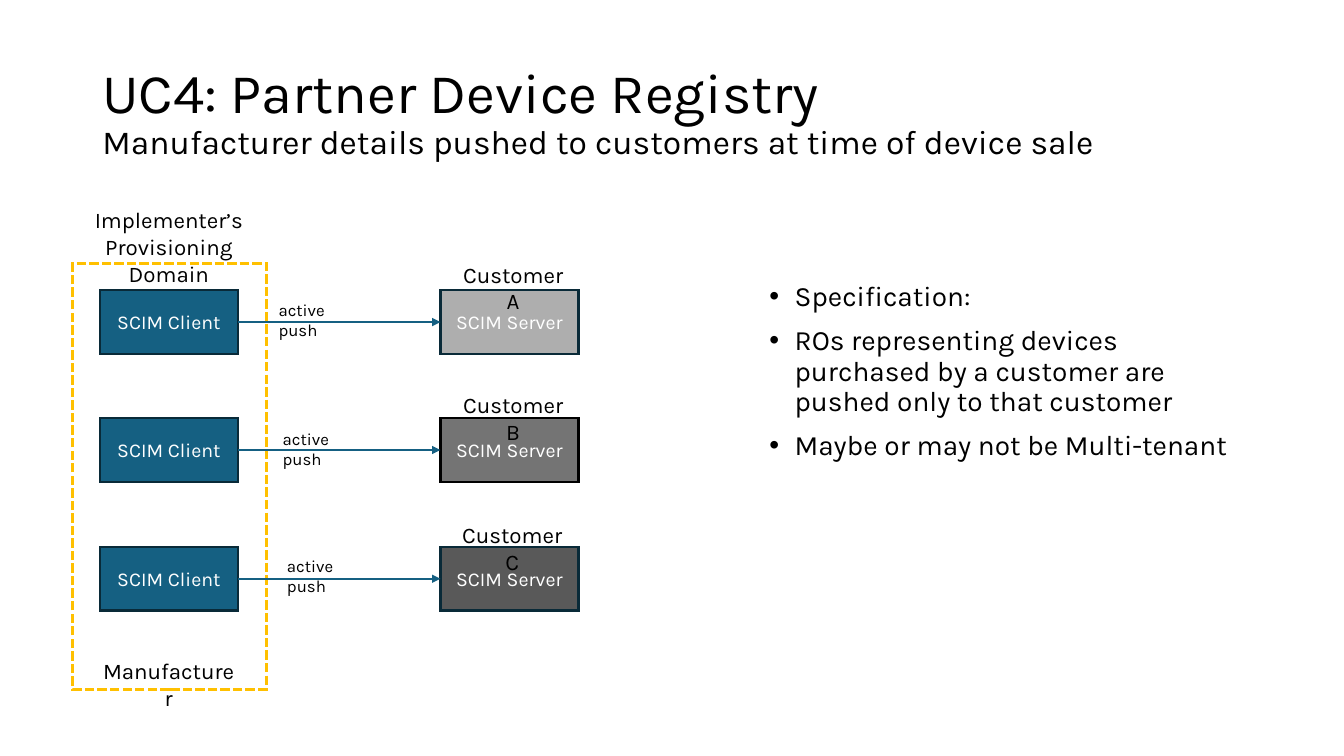
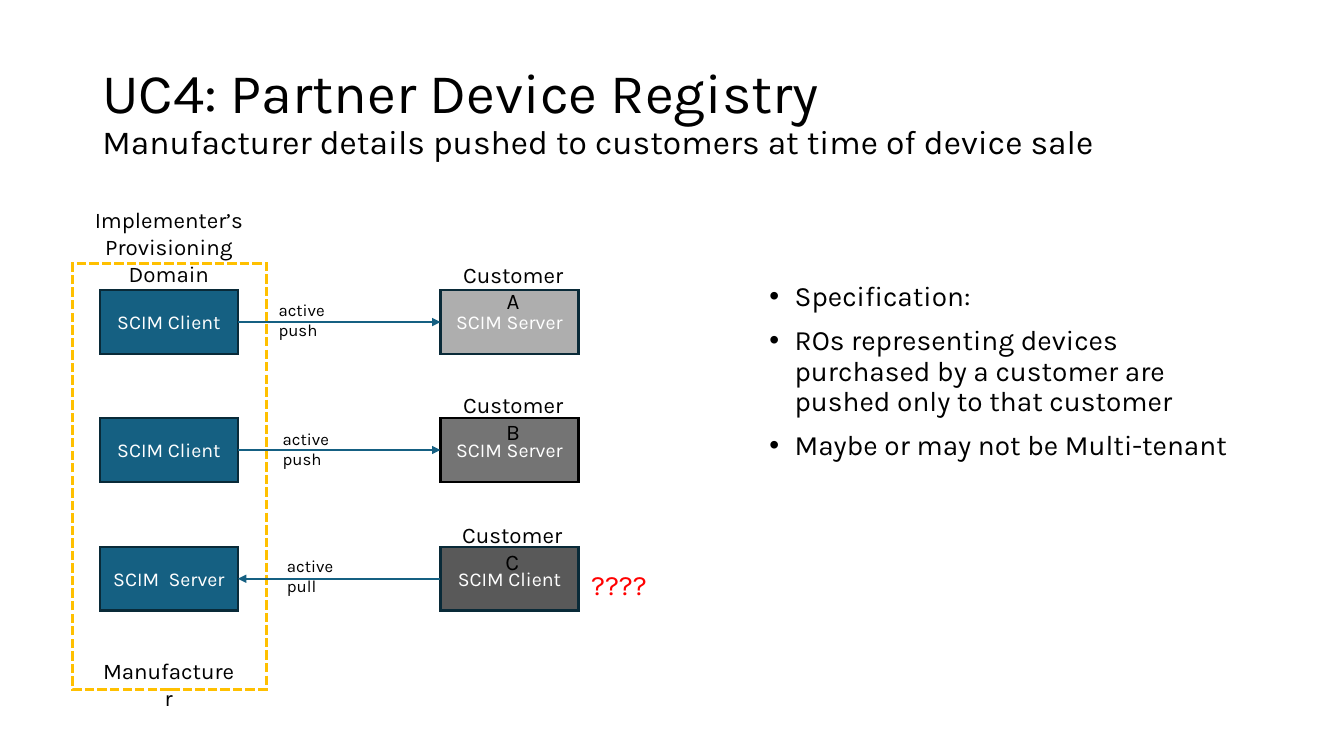
Before and after one commit to pamelatech/scim-use-case-revamp, a slide deck: slide 27 of Use Cases 16 Apr 2024.pptx. Drawn at 1344x756 pixels with LibreOffice and Linux fonts; fonts in the diff are those of the drawing. Boxes give left, top, right and bottom in pixels: in the first picture for what was removed or moved away, otherwise in the second. Text is boxed around its words. In the diff, an @@ line names an element or a change of style, - is before the commit and + after.

```diff
--- a/Use Cases 16 Apr 2024.pptx
+++ b/Use Cases 16 Apr 2024.pptx
@@ text at box(287, 560, 333, 596): text changed @@
-active push
+active pull
@@ text in rectangle at box(458, 568, 561, 586): text changed @@
-SCIM Server
+SCIM Client
@@ text added at box(581, 566, 699, 616), 20 pt, text #FF0000 @@
+????
@@ text in rectangle at box(113, 573, 225, 587): text changed @@
-SCIM Client
+SCIM Server
@@ arrow (238, 579) - (441, 579): arrowheads changed @@
```
Also in this commit, not shown: 4 other slides changed.
